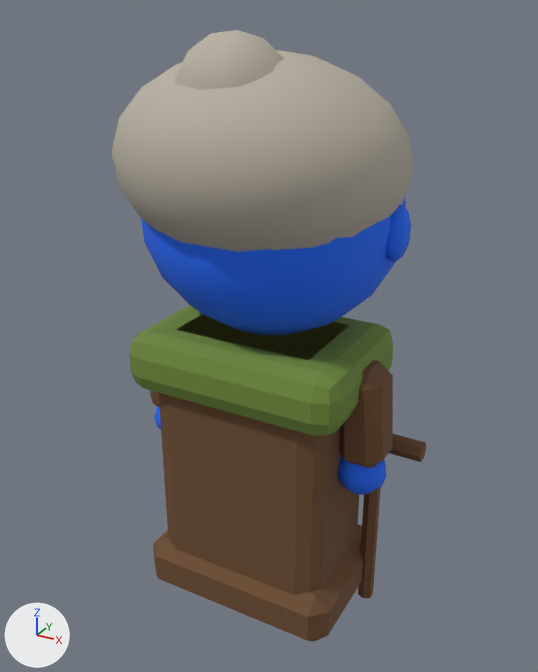
What one commit did to the FBX model client/CultOfComfort.Unity/Assets/Resources/Art/Models/herbwife.fbx.
The view is the same before and after, from a 50 mm lens placed at (0.463, -0.825, 0.833), pointed at (0.003, 0.01, 0.416). The axes (+X, +Y, +Z) are drawn at lower left. The lights are the same throughout. The first picture is the older version. Where no turn or scale is listed for an object, it has been applied to the vertices.

Objects in the first picture: 'ArmR', 'Body', 'Head', 'Weapon' and 1 more.
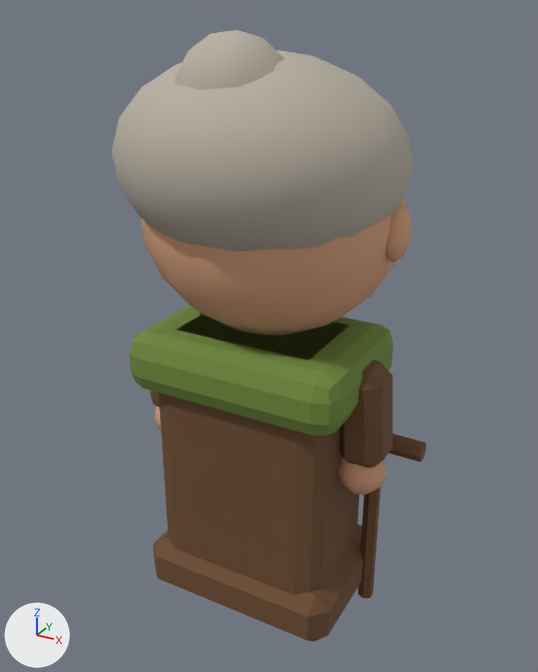
Changed parts and their boxes (x1, y1, x2, y2) in the pictures (538 x 672 px):
part 1 of me_head, surface changed (blue to brown)
    both: (139, 194, 411, 335)
part 2 of me_armr, surface changed (blue to brown)
    both: (337, 454, 386, 495)

The edits, one by one:
me_head has 694 vertices, 776 faces and spans x -0.188..0.188, y -0.179..0.2, z -0.003..0.38.
me_head is used by ob_head; location (0.0, 0.0, 0.432).
me_head part 1: 776 kept faces spanning x -0.188..0.188, y -0.179..0.2, z -0.003..0.38 get new texture (UV) coordinates.
me_armr has 66 vertices, 74 faces and spans x -0.036..0.036, y -0.036..0.036, z -0.187..0.008.
me_armr is used by ob_armr; location (0.155, 0.0, 0.403).
me_armr part 2: 74 kept faces spanning x -0.036..0.036, y -0.036..0.036, z -0.187..0.008 get new texture (UV) coordinates.
